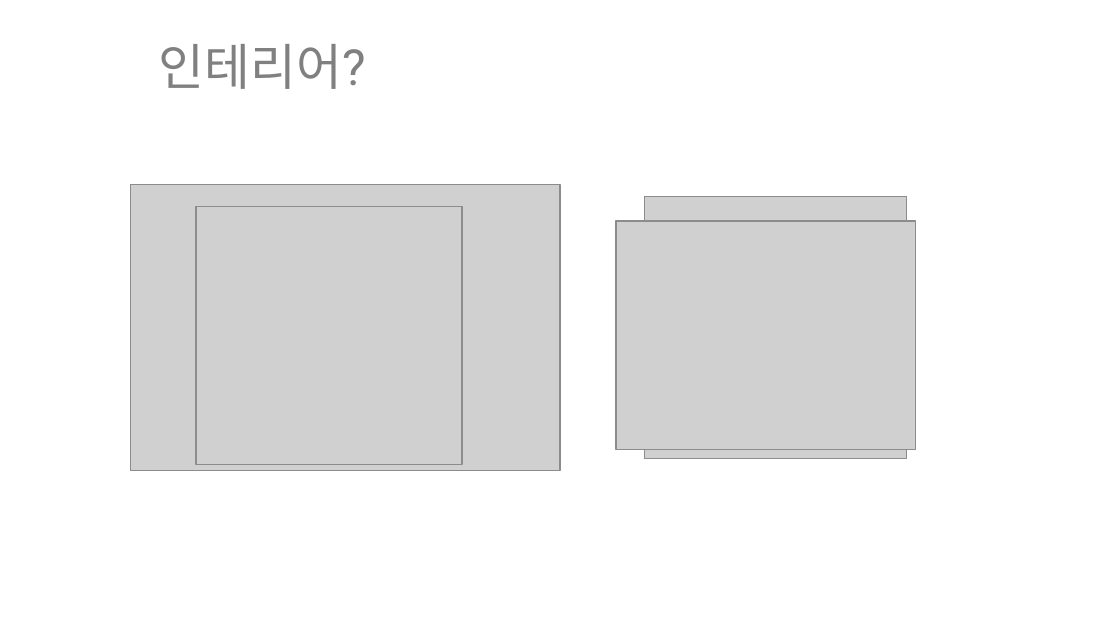
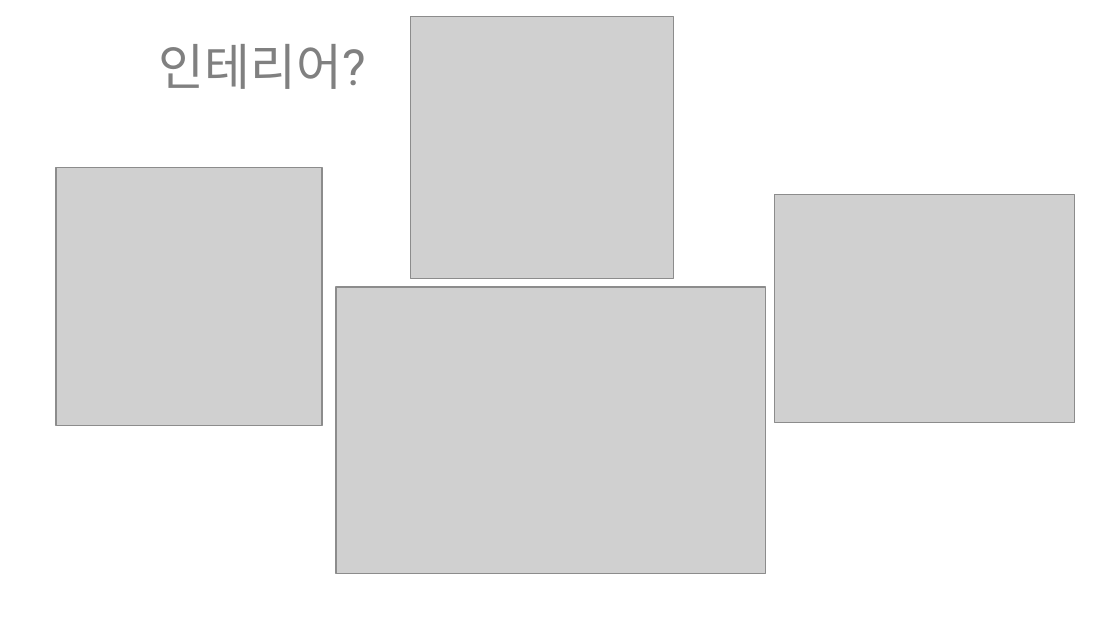
Before and after one commit to ptyoiy/ARwork, a slide deck: slide 3 of 호남-발표자료.pptx. Drawn at 1120x630 pixels with LibreOffice and Linux fonts; fonts in the diff are those of the drawing; grey boxes stand for pictures. Boxes give left, top, right and bottom in pixels: in the first picture for what was removed or moved away, otherwise in the second. Text is boxed around its words. In the diff, an @@ line names an element or a change of style, - is before the commit and + after.

```diff
--- a/호남-발표자료.pptx
+++ b/호남-발표자료.pptx
@@ picture: place and size @@
-picture at bbox=[644, 196, 906, 458]
+picture at bbox=[411, 17, 673, 279]
@@ picture: place and size @@
-picture at bbox=[196, 206, 463, 464]
+picture at bbox=[56, 167, 323, 424]
@@ picture: place and size @@
-picture at bbox=[616, 221, 916, 449]
+picture at bbox=[775, 194, 1075, 422]
@@ picture: place and size @@
-picture at bbox=[131, 185, 560, 472]
+picture at bbox=[336, 287, 765, 573]
```
Also in this commit, not shown: 1 slide added, 1 slide removed.
